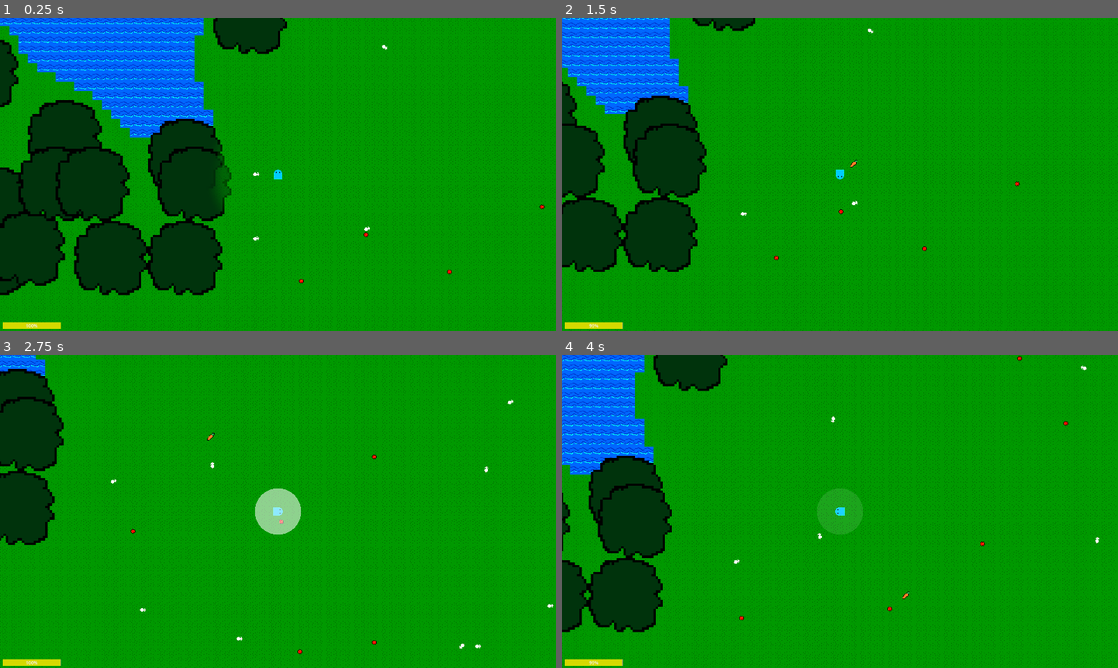
Above: before the commit, frames 1-4 (two rows, left to right).
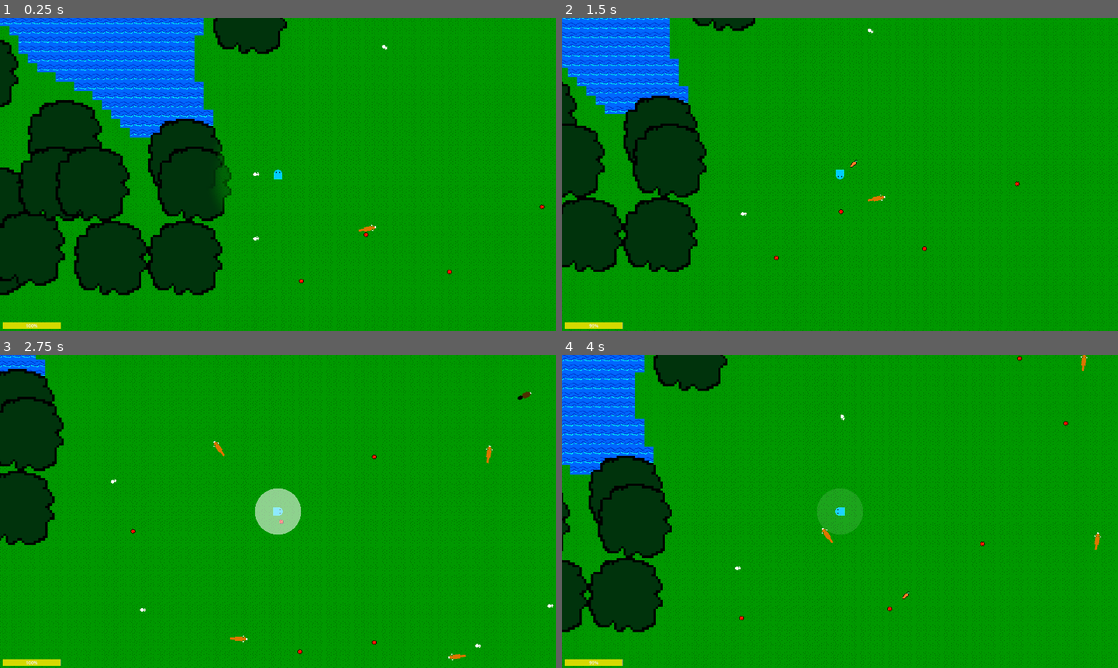
Above: after the commit, the same moments.

Repository: Kyhel/lost-in-pixels
Game: Godot game, scene res://scenes/game.tscn
Two runs of this game, one before a commit and one after it. Both use one fixed random seed, a clock stepped at 60 frames per second and the inputs below.
Inputs:
- Up to frame 1 (0.25 s): no input
- Up to frame 2 (1.5 s): hold Right (ui_right) 0.53-1.28 s; hold F (attack) 0.53-1.28 s; hold Down (ui_down) from 1.28 s (still down); tap Q (spawn_carrot) at 1.35 s
- Up to frame 3 (2.75 s): release Down (ui_down) at 2.03 s; hold Right (ui_right) from 2.03 s (still down); hold F (attack) from 2.03 s (still down)
- Up to frame 4 (4 s): release Right (ui_right) at 2.78 s; release F (attack) at 2.78 s; hold Up (ui_up) 2.78-3.53 s; tap Q (spawn_carrot) at 2.85 s; hold Left (ui_left) from 3.53 s (still down); hold F (attack) from 3.53 s (still down)

The runs differ from the first frame. In frame 1, less than 0.1% of the frame differs, in the area x 64-68%, y 66-69%; in frame 2, less than 0.1%; in frame 3, 0.3%, in the area x 37-96%, y 11-98%; in frame 4, 0.2%.

Commit message:
Add ogres

Diff:
--- /dev/null
+++ b/data/actors/creatures/ogre.tres
@@ -0,0 +1,16 @@
+[gd_resource type="Resource" script_class="CreatureData" format=3 uid="uid://c4iehlhcuxu2t"]
+
+[ext_resource type="Script" uid="uid://b03s60gt6mpeu" path="res://ai/goals/goal.gd" id="1_r6fma"]
+[ext_resource type="Resource" uid="uid://dhnvy30mkocgp" path="res://ai/goals/wander_goal.tres" id="2_g5kge"]
+[ext_resource type="Script" uid="uid://clk4ii14vm1a2" path="res://actors/base/creature_data.gd" id="2_vncba"]
+[ext_resource type="Texture2D" uid="uid://dbxsejnfss52t" path="res://assets/creatures/ogre.png" id="4_l5rue"]
+
+[resource]
+script = ExtResource("2_vncba")
+sprite = ExtResource("4_l5rue")
+goals = Array[ExtResource("1_r6fma")]([ExtResource("2_g5kge")])
+size_type = 1
+size = 40
+hitbox_size = 36
+rotating_speed = 3.142
+metadata/_custom_type_script = "uid://clk4ii14vm1a2"
--- a/managers/debug_config.tres
+++ b/managers/debug_config.tres
@@ -5,8 +5,9 @@
 [ext_resource type="Resource" uid="uid://mok3qihbyai6" path="res://data/actors/animals/fox.tres" id="2_y5vot"]
 [ext_resource type="Resource" uid="uid://06r8vifs4yfn" path="res://data/actors/animals/rabbit.tres" id="3_y5vot"]
 [ext_resource type="Resource" uid="uid://0x6ua5yre7y1" path="res://data/actors/animals/beaver.tres" id="4_u3q7j"]
+[ext_resource type="Resource" uid="uid://c4iehlhcuxu2t" path="res://data/actors/creatures/ogre.tres" id="5_yunm3"]
 
 [resource]
 script = ExtResource("1_7gjkk")
-allowed_creatures = Array[ExtResource("1_vyoj0")]([ExtResource("2_y5vot"), ExtResource("3_y5vot"), ExtResource("4_u3q7j")])
+allowed_creatures = Array[ExtResource("1_vyoj0")]([ExtResource("2_y5vot"), ExtResource("3_y5vot"), ExtResource("4_u3q7j"), ExtResource("5_yunm3")])
 metadata/_custom_type_script = "uid://dx3c2xv76tb7s"
--- a/managers/entities_manager.gd
+++ b/managers/entities_manager.gd
@@ -11,12 +11,14 @@
 var rabbit_data: CreatureData = preload("res://data/actors/animals/rabbit.tres") as CreatureData
 var fox_data: CreatureData = preload("res://data/actors/animals/fox.tres") as CreatureData
 var beaver_data: CreatureData = preload("res://data/actors/animals/beaver.tres") as CreatureData
+var ogre_data: CreatureData = preload("res://data/actors/creatures/ogre.tres") as CreatureData
 
 var creature_spawn_probability_scores := [
 	# [wandering_bird_data, 0],
-	[rabbit_data, 5],
+	[rabbit_data, 3],
 	[fox_data, 1],
 	[beaver_data, 1],
+	[ogre_data, 1],
 ]
 
 func on_chunk_unloaded(chunk: Vector2i):
Binary file added: assets/creatures/ogre.png
Not shown, added: assets/creatures/ogre.png.import
